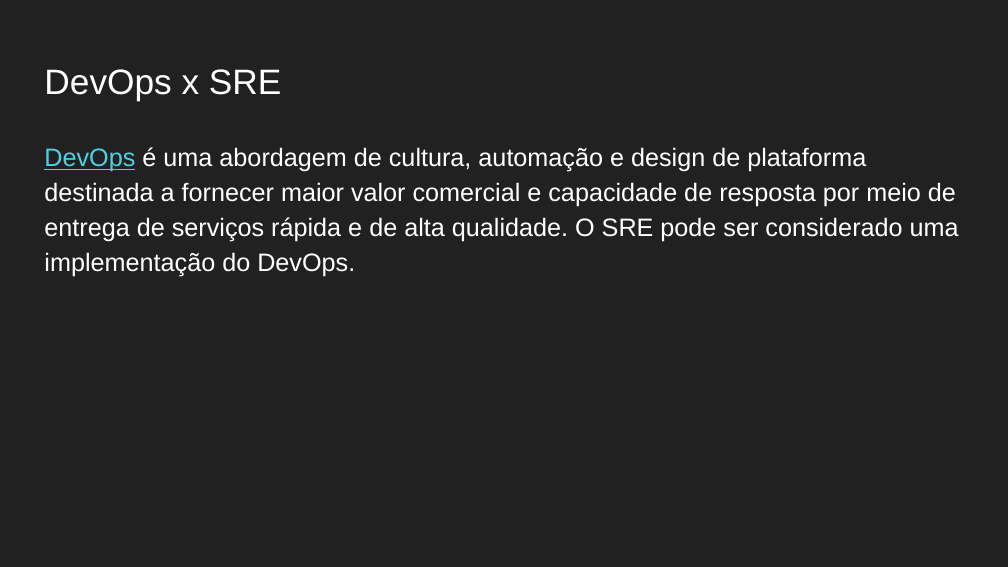
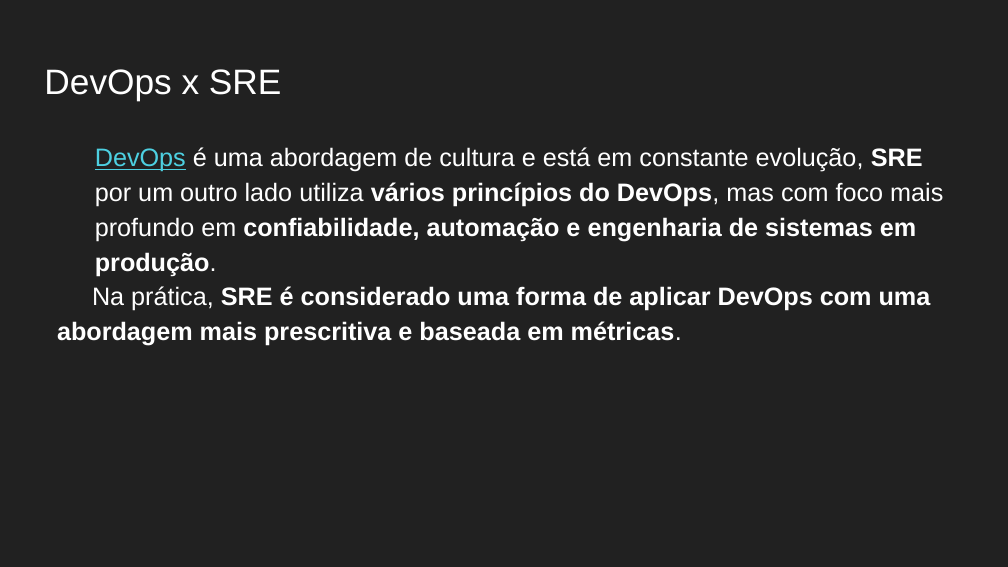
Before and after one commit to Gabrielgsn30/seminarios-docker-monitoramento, a slide deck: slide 15 of DIA01/Práticas DevOps com Docker e Monitoramento do Ambiente Dia 01.pptx (slide 16 before the commit). Drawn at 1008x567 pixels with LibreOffice and Linux fonts; fonts in the diff are those of the drawing. Boxes give left, top, right and bottom in pixels: in the first picture for what was removed or moved away, otherwise in the second. Text is boxed around its words. In the diff, an @@ line names an element or a change of style, - is before the commit and + after.

```diff
--- a/DIA01/Práticas DevOps com Docker e Monitoramento do Ambiente Dia 01.pptx
+++ b/DIA01/Práticas DevOps com Docker e Monitoramento do Ambiente Dia 01.pptx
@@ text at box(57, 147, 943, 346): text changed; bold on @@
-DevOps é uma abordagem de cultura, automação e design de plataforma destinada a fornecer maior valor comercial e capacidade de resposta por meio de entrega de serviços rápida e de alta qualidade. O SRE pode ser considerado uma implementação do DevOps.
+DevOps é uma abordagem de cultura e está em constante evolução, SRE por um outro lado utiliza vários princípios do DevOps, mas com foco mais profundo em confiabilidade, automação e engenharia de sistemas em produção.
+Na prática, SRE é considerado uma forma de aplicar DevOps com uma abordagem mais prescritiva e baseada em métricas.
```
Also in this commit, not shown: 6 other slides changed, 5 slides removed, 2 other files.
